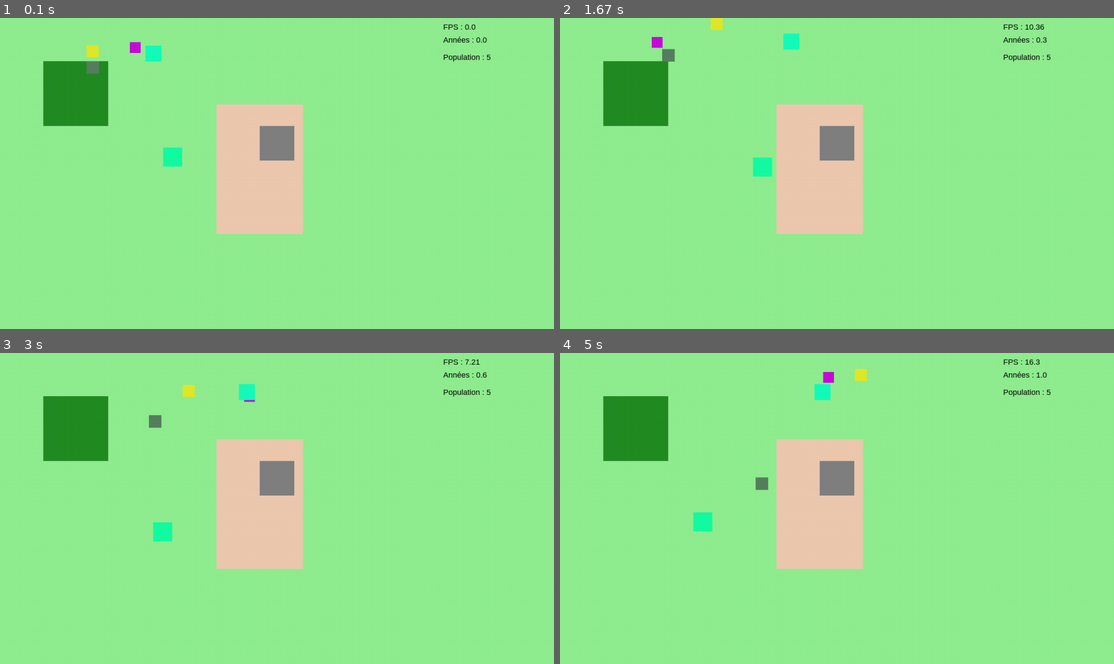
Above: before the commit, frames 1-4 (two rows, left to right).
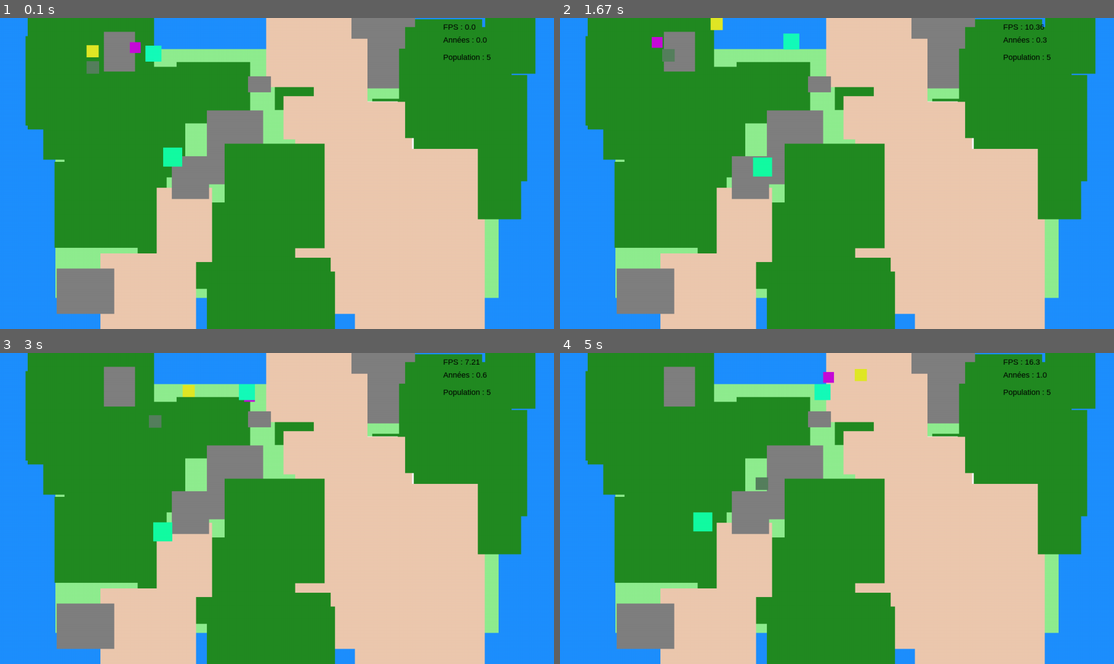
Above: after the commit, the same moments.

Repository: mea-me/ProjetS2-2026-CMI
Game: pygame game, started from src/prototypePy/main.py
Same seed, same stepped clock (60 frames per second), same inputs: the game is played once before the commit and once after it.
Inputs:
- Up to frame 1 (0.1 s): no input
- Up to frame 2 (1.67 s): tap Enter at 0.33, 0.67, 1.07, 1.37, 1.57 s
- Up to frame 3 (3 s): tap Enter at 1.9, 2.2, 2.4, 2.7, 2.97 s
- Up to frame 4 (5 s): tap Enter at 3.3, 3.73, 4.13, 4.43, 4.8 s

The runs differ from the first frame. In frame 1, 94% of the frame differs, in the area x 0-100%, y 0-100%; in frame 2, 94%; in frame 3, 94%; in frame 4, 94%.

Commit message:
FEAT: generation procedurale

Diff:
--- a/src/prototypePy/main.py
+++ b/src/prototypePy/main.py
@@ -28,12 +28,8 @@
 font = pygame.font.SysFont("Arial", 18)
 world = WorldMap(W, H)
 
-# On "Peint" le monde avec des rectangles (Tes zones)
-# args : nom, x, y, largeur, hauteur
-world.add_zone("plaine", 50, 50, 400, 300)      # Gros continent
-world.add_zone("foret",  100, 100, 150, 150)    # Forêt DANS la plaine
-world.add_zone("desert", 500, 200, 200, 300)    # Désert à droite
-world.add_zone("montagne", 600, 250, 80, 80)    # Montagne DANS le désert
+# génération de la map procédurale
+world.procedural_generation(50)
 
 #Création de grenouille-----------------------------------------------------------------
 Froggy = Individu(400, 300,0)  # position + taille
--- a/src/prototypePy/structures/environnement.py
+++ b/src/prototypePy/structures/environnement.py
@@ -1,4 +1,5 @@
 import pygame
+import random
 
 class Biome:
     def __init__(self, nom, x, y, width, height):
@@ -29,15 +30,16 @@
         return f"{self.nom} [Pos: {self.x},{self.y}] (T={self.temperature}, H={self.humidite})"
 
 
-# Format : "nom": {"temperature": T, "humidite": H, "color": (R, G, B)}
+# Format : "nom": {"temperature": T, "humidite": H, "color": (R, G, B), "affinites" : dictionnaire des affinités entre biomes}
 dico_biomes = {
-    "foret":    {"temperature": 25, "humidite": 80,  "color": (34, 139, 34)},   # Vert Fonc
-    "plaine":   {"temperature": 15, "humidite": 30,  "color": (144, 238, 144)}, # Vert Clair
-    "ocean":    {"temperature": 10, "humidite": 100, "color": (30, 144, 255)},  # Bleu
-    "desert":   {"temperature": 40, "humidite": 0,   "color": (237, 201, 175)}, # Sable
-    "montagne": {"temperature": -5, "humidite": 20,  "color": (128, 128, 128)}, # Gris
-    "neige":    {"temperature": -20, "humidite": 60, "color": (255, 250, 250)}  # Blanc
+    "ocean":    {"temperature": 10,  "humidite": 100, "color": (30, 144, 255),  "affinites": {"ocean": 100, "plaine": 50, "desert": 5}},
+    "plaine":   {"temperature": 15,  "humidite": 30,  "color": (144, 238, 144), "affinites": {"ocean": 60, "plaine": 100, "foret": 80, "desert": 20, "montagne": 40}},
+    "foret":    {"temperature": 25,  "humidite": 80,  "color": (34, 139, 34),   "affinites": {"plaine": 100, "foret": 100, "montagne": 30}},
+    "desert":   {"temperature": 40,  "humidite": 0,   "color": (237, 201, 175), "affinites": {"plaine": 30, "desert": 100, "ocean": 5}},
+    "montagne": {"temperature": -5,  "humidite": 20,  "color": (128, 128, 128), "affinites": {"plaine": 50, "foret": 40, "montagne": 100, "neige": 90}},
+    "neige":    {"temperature": -20, "humidite": 60,  "color": (255, 250, 250), "affinites": {"montagne": 100, "neige": 100, "plaine": 10}}
 }
+
 
 
 class WorldMap:
@@ -45,10 +47,49 @@
         self.width = width
         self.height = height
         self.biomes = [] # liste d'objets Biome
-        self.background_biome = "plaine"
+        self.background_biome = "ocean"
 
     def add_zone(self, nom, x, y, width, height): # add a la liste de biomes
         self.biomes.append(Biome(nom, x, y, width, height))
+
+    def procedural_generation(self, nb_zones=50):
+        # gros continent de base (Plaine) au centre
+        w_base, h_base = int(self.width * 0.8), int(self.height * 0.8)
+        x_base, y_base = (self.width - w_base) // 2, (self.height - h_base) // 2
+        self.add_zone("plaine", x_base, y_base, w_base, h_base)
+
+        biomes_a_placer = ["foret", "desert", "montagne", "neige"]
+
+        tentatives_max = nb_zones * 4 # sécu
+        zones_placees = 0
+
+        while zones_placees < nb_zones and tentatives_max > 0:
+            tentatives_max -= 1
+
+            biome_candidat = random.choice(biomes_a_placer)
+
+            # random coordonnée sur la map
+            temp_x, temp_y  = random.randint(0, self.width), random.randint(0, self.height)
+
+            _, _, biome_actuel = self.get_infos_at(temp_x, temp_y)
+
+            # LOGIQUE DE POIDS (Affinité)
+            affinite = dico_biomes[biome_candidat]["affinites"].get(biome_actuel, 0)
+                                                          # si pas d'affinité définie --> 0
+
+            if random.randint(0, 100) <= affinite:
+                if biome_candidat == "montagne" or biome_candidat == "neige":
+                    bw = random.randint(40, 150)
+                else:
+                    bw = random.randint(100, 300)
+
+                bh = int(bw * random.uniform(0.6, 1.4)) # variation rectangulaire (pas carré)
+
+                # On centre le rectangle sur le point temporaire
+                final_x, final_y = temp_x - (bw // 2), temp_y - (bh // 2)
+
+                self.add_zone(biome_candidat, final_x, final_y, bw, bh)
+                zones_placees += 1
 
     def get_infos_at(self, x, y):
         # On cherche de la dernière zone ajoutée vers la première (logique de calques)
@@ -61,10 +102,8 @@
         return bg["temperature"], bg["humidite"], self.background_biome
 
     def paint(self, surface):
-        # fond
         bg_color = dico_biomes[self.background_biome]["color"]
         surface.fill(bg_color)
 
-        # faire les autres layers
         for b in self.biomes:
             b.draw_biome(surface)
--- a/src/prototypePy/structures/individu.py
+++ b/src/prototypePy/structures/individu.py
@@ -65,6 +65,7 @@
 
         # Empêche automatiquement de sortir de l'écran
         self.rect.clamp_ip(pygame.display.get_surface().get_rect())
+        # self.rect.clamp_ip(pygame.draw.ellispe(pygame.display.get_surface().get_rect(),(0,0,0),self.rect,-1))
 
     def __repr__(self):
         return f"Individu :\n{repr(self.genome)}"  # la aussi c'est une idée
